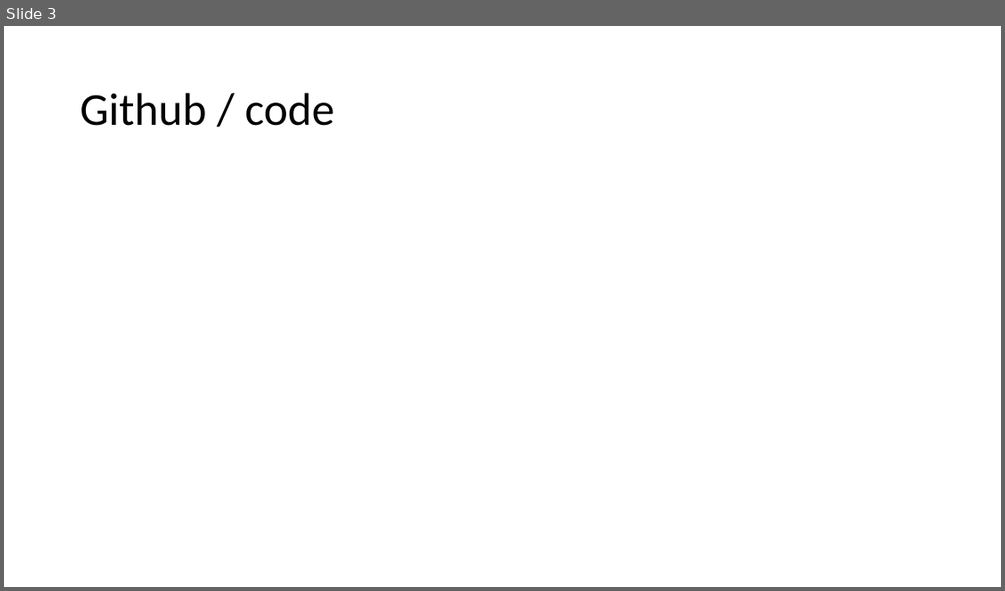
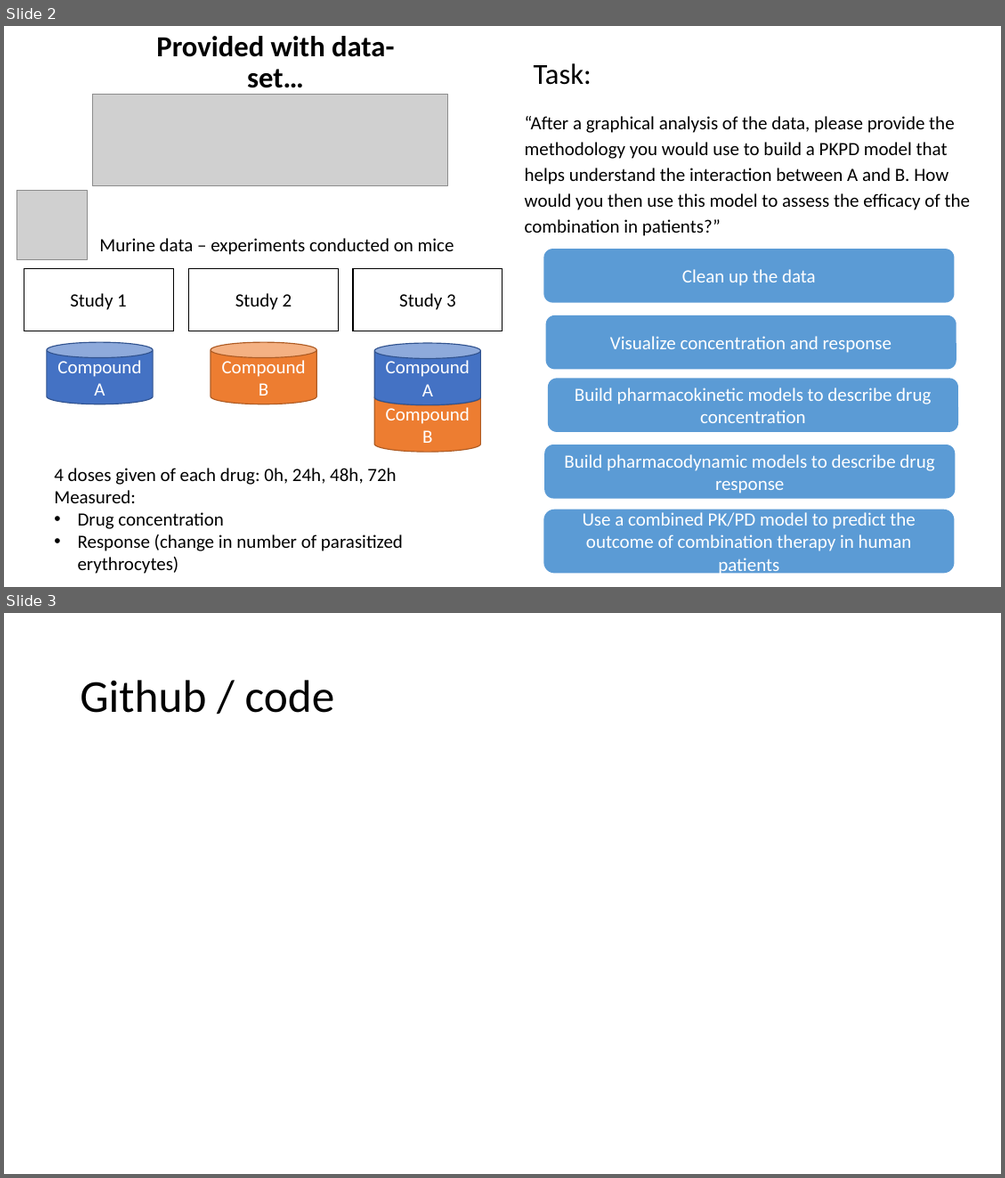
Before and after one commit to SamJ-28/PKPD, a slide deck: Presentation.pptx. Shown one above the other, each under a label of ours: slide 3 before the commit, slides 2 and 3 after it. The pictures are 1005x591 and 1005x1178 pixels, drawn with LibreOffice and Linux fonts; fonts in the diff are those of the drawing; grey boxes stand for pictures. Boxes give left, top, right and bottom in pixels: in the first picture for what was removed or moved away, otherwise in the second. Text is boxed around its words. In the diff, an @@ line names an element or a change of style, - is before the commit and + after.

```diff
--- a/Presentation.pptx
+++ b/Presentation.pptx
@@ slide 2 added at (4, 26, 1001, 587), background #FFFFFF @@
@@ title added at (123, 32, 428, 94), outline #FFFFFF 2 pt, 28 pt, text #000000, bold @@
+Provided with data-set…
@@ text added at (534, 63, 591, 85), 28 pt, text #000000 @@
+Task:
@@ picture added at (92, 94, 447, 186) @@
@@ text added at (525, 116, 970, 236), 18 pt, text #000000 @@
+“After a graphical analysis of the data, please provide the methodology you would use to build a PKPD model that helps understand the interaction between A and B. How would you then use this model to assess the efficacy of the combination in patients?”
@@ picture added at (16, 190, 87, 259) @@
@@ text added at (99, 238, 454, 255), 18 pt, text #000000 @@
+Murine data – experiments conducted on mice
@@ rounded rectangle added at (544, 248, 955, 303), fill #5B9BD5, 18 pt, text #FFFFFF @@
+Clean up the data
@@ rectangle added at (24, 269, 173, 331), fill #FFFFFF, outline #000000 1 pt, 18 pt, text #000000 @@
+Study 1
@@ rectangle added at (189, 269, 339, 331), fill #FFFFFF, outline #000000 1 pt, 18 pt, text #000000 @@
+Study 2
@@ rectangle added at (353, 269, 502, 331), fill #FFFFFF, outline #000000 1 pt, 18 pt, text #000000 @@
+Study 3
@@ rounded rectangle added at (546, 315, 956, 370), fill #5B9BD5, 18 pt, text #FFFFFF @@
+Visualize concentration and response
@@ cylinder added at (47, 342, 153, 404), fill #4472C4, outline #325491 1 pt, 18 pt, text #FFFFFF @@
+Compound A
@@ cylinder added at (210, 342, 316, 404), fill #ED7D31, outline #AF5C24 1 pt, 18 pt, text #FFFFFF @@
+Compound B
@@ cylinder added at (375, 343, 481, 405), fill #4472C4, outline #325491 1 pt, 18 pt, text #FFFFFF @@
+Compound A
@@ cylinder added at (375, 389, 481, 451), fill #ED7D31, outline #AF5C24 1 pt, 18 pt, text #FFFFFF @@
+Compound B
@@ rounded rectangle added at (548, 378, 958, 432), fill #5B9BD5, 18 pt, text #FFFFFF @@
+Build pharmacokinetic models to describe drug concentration
@@ rounded rectangle added at (544, 445, 955, 499), fill #5B9BD5, 18 pt, text #FFFFFF @@
+Build pharmacodynamic models to describe drug response
@@ text added at (54, 467, 403, 573), 18 pt, text #000000 @@
+4 doses given of each drug: 0h, 24h, 48h, 72h
+Measured:
+• Drug concentration
+• Response (change in number of parasitized erythrocytes)
@@ rounded rectangle added at (544, 509, 955, 572), fill #5B9BD5, 18 pt, text #FFFFFF @@
+Use a combined PK/PD model to predict the outcome of combination therapy in human patients
```
Also in this commit, not shown: 2 slides changed, 1 slide removed, 3 other files.
